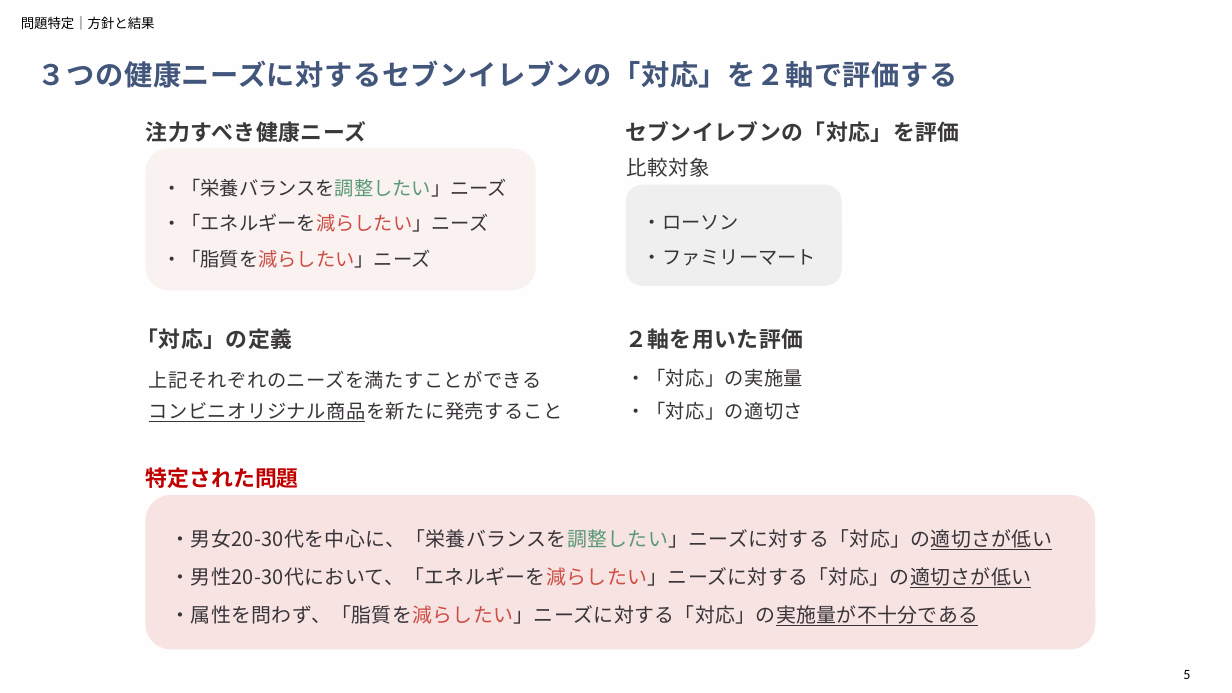
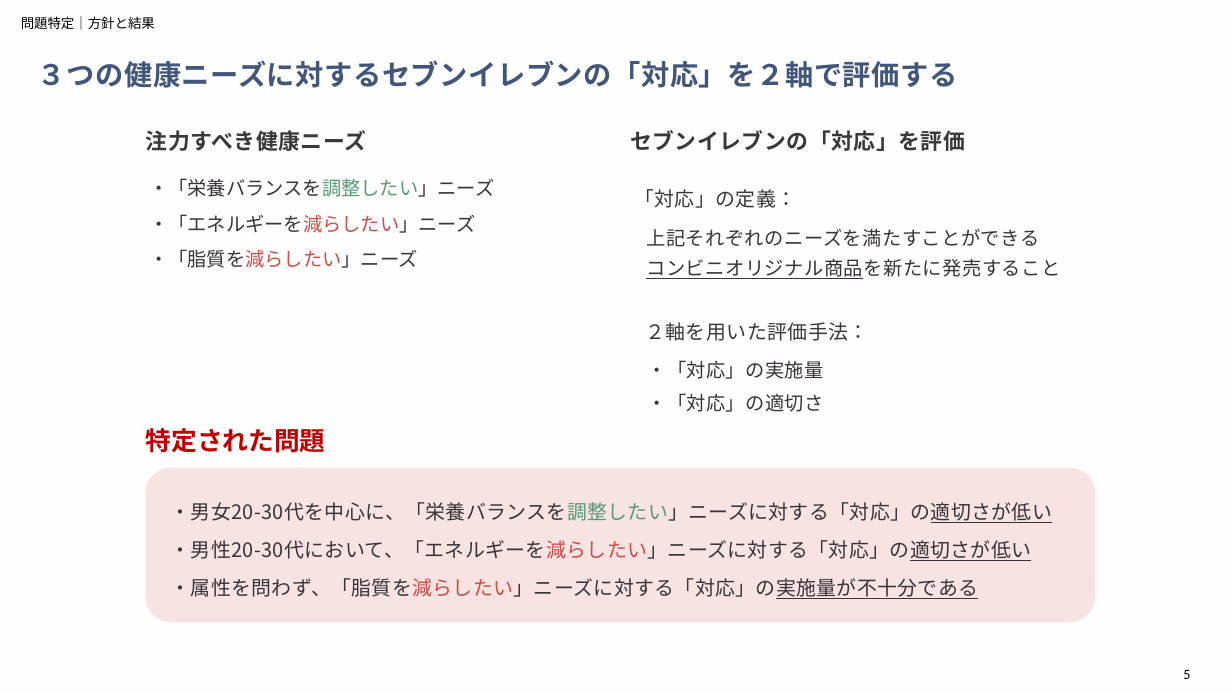
Before and after one commit to aoiseki0415/Accenture_CEO, a slide deck: slide 5 of 提出物一覧/アクセンチュア_最終報告（作成中）.pptx. Drawn at 1232x693 pixels with LibreOffice and Linux fonts; fonts in the diff are those of the drawing. Boxes give left, top, right and bottom in pixels: in the first picture for what was removed or moved away, otherwise in the second. Text is boxed around its words. In the diff, an @@ line names an element or a change of style, - is before the commit and + after.

```diff
--- a/提出物一覧/アクセンチュア_最終報告（作成中）.pptx
+++ b/提出物一覧/アクセンチュア_最終報告（作成中）.pptx
@@ text "注力すべき健康ニーズ": place and size @@
-text "注力すべき健康ニーズ" at <box>146,121,366,142</box>
+text "注力すべき健康ニーズ" at <box>146,130,366,151</box>
@@ rounded rectangle removed at <box>145,149,535,291</box> @@
@@ text "セブンイレブンの「対応」を評価": place and size @@
-text "セブンイレブンの「対応」を評価" at <box>625,121,960,142</box>
+text "セブンイレブンの「対応」を評価" at <box>630,130,965,151</box>
@@ text "・「栄養バランスを調整したい」ニーズ": place and size @@
-text "・「栄養バランスを調整したい」ニーズ" at <box>162,178,507,268</box>
+text "・「栄養バランスを調整したい」ニーズ" at <box>149,178,494,268</box>
@@ text removed at <box>626,157,709,177</box> @@
-比較対象
@@ rounded rectangle removed at <box>626,185,842,287</box> @@
@@ text at <box>634,189,796,208</box>: text changed; size 17 to 15.5 pt; bold off @@
-「対応」の定義
+「対応」の定義：
@@ text "上記それぞれのニーズを満たすことができる": place and size @@
-text "上記それぞれのニーズを満たすことができる" at <box>149,371,563,422</box>
+text "上記それぞれのニーズを満たすことができる" at <box>646,229,1060,279</box>
@@ text removed at <box>643,215,816,266</box> @@
-・ローソン
-・ファミリーマート
@@ text at <box>645,322,869,341</box>: text changed; size 17 to 15.5 pt; bold off @@
-２軸を用いた評価
+２軸を用いた評価手法：
@@ text "・「対応」の実施量": place and size @@
-text "・「対応」の実施量" at <box>627,368,803,387</box>
+text "・「対応」の実施量" at <box>647,360,823,379</box>
@@ text "・「対応」の適切さ": place and size @@
-text "・「対応」の適切さ" at <box>627,401,803,420</box>
+text "・「対応」の適切さ" at <box>647,393,823,412</box>
@@ text "特定された問題": place and size @@
-text "特定された問題" at <box>146,467,299,488</box>
+text "特定された問題" at <box>146,428,326,453</box>
@@ text "特定された問題" at <box>146,428,326,453</box>: size 17 to 20 pt @@
@@ rounded rectangle: place and size @@
-rounded rectangle at <box>145,495,1095,650</box>
+rounded rectangle at <box>145,468,1095,622</box>
@@ text "・男女20-30代を中心に、「栄養バランスを調整したい」ニーズに対する「対応」の適切さが低い": place and size @@
-text "・男女20-30代を中心に、「栄養バランスを調整したい」ニーズに対する「対応」の適切さが低い" at <box>171,529,1053,626</box>
+text "・男女20-30代を中心に、「栄養バランスを調整したい」ニーズに対する「対応」の適切さが低い" at <box>171,502,1053,599</box>
```
Also in this commit, not shown: 10 other slides changed, 2 slides added, 2 slides removed.
